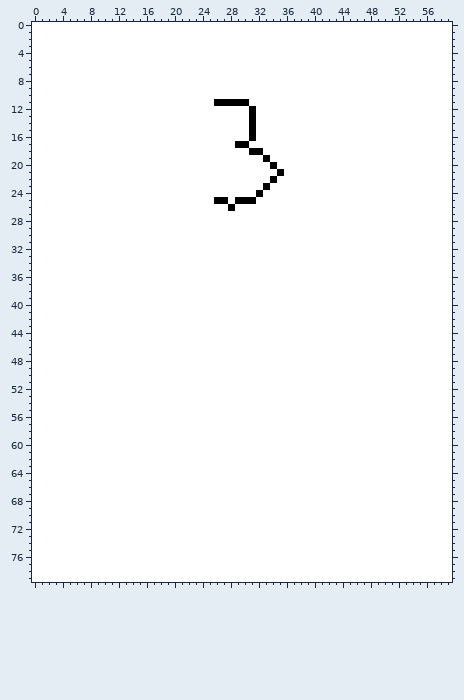
One commit to this sprite sheet: Cliente/Cards/Card3.png. Above is the file before it was changed.
The file is 60x80 pixels.
The same view after the edit:
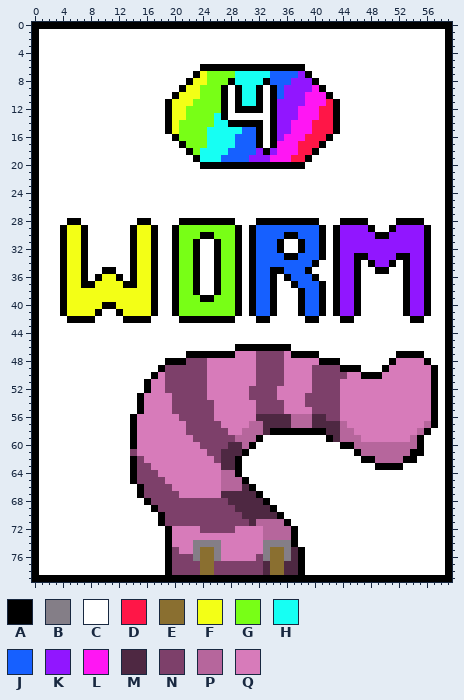
Palette (. is transparent): A #000000  B #847e87  C #ffffff  D #ff1647  E #8a6f30  F #f3ff16  G #78ff16  H #16fff3  J #1660ff  K #9116ff  L #ff16f3  M #4e2842  N #7d406a  P #b6669c  Q #d77bba
Author's note on the commit: Added last needed cards for the game
What changed:
Changed rows in their new state; - is an unchanged pixel.
first column x 0:
 0 AAAAAAAAAAAAAAAAAAAAAAAAAAAAAAAAAAAAAAAAAAAAAAAAAAAAAAAAAAAA
 1 A----------------------------------------------------------A
 2 A----------------------------------------------------------A
 3 A----------------------------------------------------------A
 4 A----------------------------------------------------------A
 5 A----------------------------------------------------------A
 6 A-----------------------AAAAAAAAAAAAAAA--------------------A
 7 A----------------------AFGGGGHHHHHJJJJKA-------------------A
 8 A---------------------AFFGGGAHHHHAJJJKKKA------------------A
 9 A--------------------AFFGGGA-AHHA-AJKKKKLA-----------------A
10 A-------------------AFFFGGGA-AHHA-AJKKKLLLA----------------A
11 A------------------AFFFGGGG-C-HHA-AKKKKLLLDA---------------A
12 A------------------AFFGGGGGA-AA-A-AKKKLLLDDA---------------A
13 A------------------AFFGGGGHA---C--AKKKLLLDDA---------------A
14 A------------------AFGGGGGHHAAA-A-AKKLLLDDDA---------------A
15 A------------------AFGGGGHHHHHJJA-AKKLLLDDDA---------------A
16 A-------------------AGGGGHHHHJJJA-AKLLLDDDA----------------A
17 A--------------------AGGGHHHHJJJA-ALLLDDDA-----------------A
18 A---------------------AGHHHHJJJJKAKLLLDDA------------------A
19 A----------------------AHHHJJJJKKKLLLDDA-------------------A
20 A-----------------------AAAAAAAAAA-AAAA--------------------A
21 A----------------------------------C-----------------------A
22 A---------------------------------C------------------------A
23 A--------------------------------C-------------------------A
24 A-------------------------------C--------------------------A
25 A-------------------------CC-CCC---------------------------A
26 A---------------------------C------------------------------A
27 A----------------------------------------------------------A
28 A----AA--------AA----AAAAAAAA---AAAAAAAAA---AAAA----AAAA---A
29 A---AFFA------AFFA--AGGGGGGGGA-AJJJJJJJJJA-AKKKKA--AKKKKA--A
30 A---AFFA------AFFA--AGGGAAGGGA-AJJJJAAJJJA-AKKKKKAAKKKKKA--A
31 A---AFFA------AFFA--AGGA--AGGA-AJJJA--AJJA-AKKKKKKKKKKKKA--A
32 A---AFFA------AFFA--AGGA--AGGA-AJJJA--AJJA-AKKKKKKKKKKKKA--A
33 A---AFFA------AFFA--AGGA--AGGA-AJJJJAAJJJA-AKKAAKKKKAAKKA--A
34 A---AFFA------AFFA--AGGA--AGGA-AJJJJJJJJA--AKKA-AKKA-AKKA--A
35 A---AFFA--AA--AFFA--AGGA--AGGA-AJJAAJJJA---AKKA--AA--AKKA--A
36 A---AFFA-AFFA-AFFA--AGGA--AGGA-AJJA-AJJJA--AKKA------AKKA--A
37 A---AFFAAFFFFAAFFA--AGGA--AGGA-AJJA--AJJJA-AKKA------AKKA--A
38 A---AFFFFFFFFFFFFA--AGGA--AGGA-AJJA---AJJA-AKKA------AKKA--A
39 A---AFFFFFFFFFFFFA--AGGGAAGGGA-AJJA---AJJA-AKKA------AKKA--A
40 A---AFFFFFAAFFFFFA--AGGGGGGGGA-AJJA---AJJA-AKKA------AKKA--A
41 A---AFFFFA--AFFFFA--AGGGGGGGGA-AJJA---AJJA-AKKA------AKKA--A
42 A----AAAA----AAAA----AAAAAAAA---AA-----AA---AA--------AA---A
43 A----------------------------------------------------------A
44 A----------------------------------------------------------A
45 A----------------------------------------------------------A
46 A----------------------------AAAAAAAA----------------------A
47 A---------------------AAAAAAAQQQNNNNQAAAA-----------AAAA---A
48 A------------------AAANNNQQQQQQQNNNNQQQQQAAA-------AQQQQA--A
49 A-----------------ANNNNNNQQQQQQQNNNNQQQQNNNNAAA---AQQQQQQA-A
50 A----------------AQNNNNNNQQQQQQQNNNNQQQQNNNNNQQAAAQQQQQQQA-A
51 A---------------AQQNNNNNNQQQQQQQNNNNQQQQNNNNQQQQQQQQQQQQQA-A
52 A---------------AQQNNNNNNQQQQQQNNNNQQQQQNNNNQQQQQQQQQQQQQA-A
53 A--------------AQQQQNNNNNQQQQQQNNNNQQQQNNNNNQQQQQQQQQQQQQA-A
54 A--------------AQQQQNNNNNNQQQQQQNNNNQQQNNNNNQQQQQQQQQQQQQA-A
55 A--------------AQQQQNNNNNNQQQQQQNNNNQQQQNNNNQQQQQQQQQQQQQA-A
56 A-------------AQQQQQQNNNNNQQQQQQMMMMMPPPMMNNQQQQQQQQQQQQQA-A
57 A-------------AQQQQQQQNNNNNQQQQPPMMMMPPPMMMMPQQQQQQQQQQQPA-A
58 A-------------AQQQQQQQNNNNNNQQPPPMAAAAAAAAMMPPQQQQQQQQQPA--A
59 A-------------AQQQQQQQQNNNNNNPPPA---------AMPPPQQQQQQQPA---A
60 A-------------AQQQQQQQQQNNNNMMPA------------AAPPPPPPPPPA---A
61 A-------------NQQQQQQQQQQNNMMMA---------------APPPPPPPAA---A
62 A-------------ANQQQQQQQQQQNMMA-----------------AAPPPPAA----A
63 A-------------ANNQQQQQQQQQQMMA-------------------AAAA------A
64 A-------------ANNNQQQQQQQQQPPA-----------------------------A
65 A-------------ANNNNQQQQQQQQPPPA----------------------------A
66 A--------------ANNNNQQQQQQQPPPMA---------------------------A
67 A--------------ANNNNNQQQQQQMMMMMA--------------------------A
68 A---------------ANNNNNNNNNNNMMMMMA-------------------------A
69 A----------------ANNNNNNNNNNNMMMMMA------------------------A
70 A-----------------ANNNNNNNNNNNMMMMMA-----------------------A
71 A-----------------ANNNNNNNNNNNNMPPPPA----------------------A
72 A------------------AQQQQNNNNNQQQQPPPPA---------------------A
73 A------------------AQQQQQQQQQQQQQPPPPA---------------------A
74 A------------------AQQQBBBBQQQQQQBBBBA---------------------A
75 A------------------ANQQBEEBQQQQQQBEEBMA--------------------A
76 A------------------ANNNBEEBQQQQQNBEEBMA--------------------A
77 A------------------ANNNNEENNNNNNNMEEMMA--------------------A
78 A------------------ANNNNEENNNNNNNMEEMMA--------------------A
79 AAAAAAAAAAAAAAAAAAAAAAAAAAAAAAAAAAAAAAAAAAAAAAAAAAAAAAAAAAAA
Where, in picture pixels (left, top, right, bottom), the same in both pictures:
changed: (32, 22, 452, 582)
